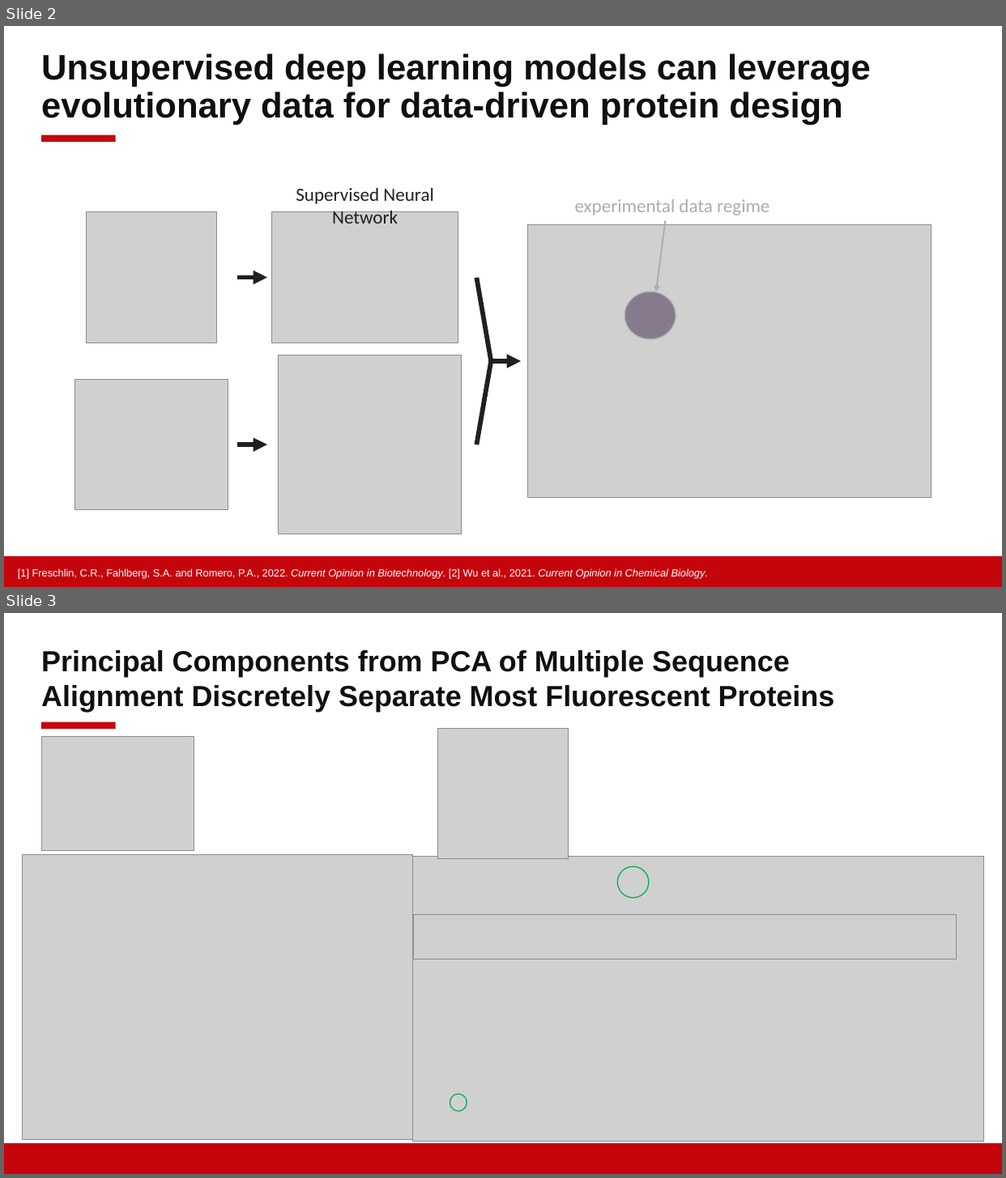
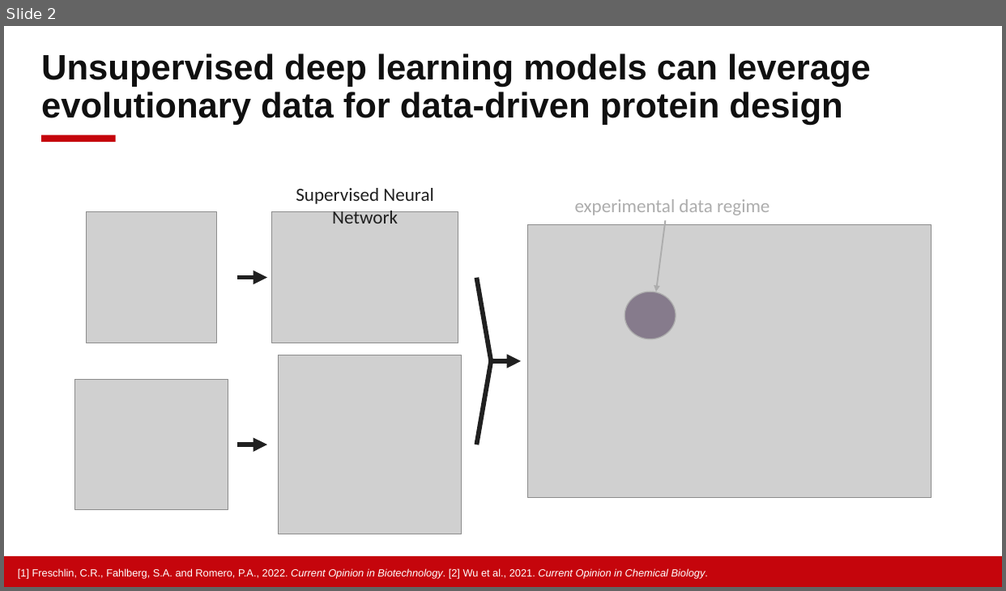
Before and after one commit to nblalock/PCA_vs_VAE, a slide deck: Stats_FinalProject_Blalock_v0.pptx. Shown one above the other, each under a label of ours: slides 2 and 3 before the commit, slide 2 after it. The pictures are 1006x1178 and 1006x591 pixels, drawn with LibreOffice and Linux fonts; fonts in the diff are those of the drawing; grey boxes stand for pictures; background and template pictures are left out. Boxes give left, top, right and bottom in pixels: in the first picture for what was removed or moved away, otherwise in the second. Text is boxed around its words. In the diff, an @@ line names an element or a change of style, - is before the commit and + after.

```diff
--- a/Stats_FinalProject_Blalock_v0.pptx
+++ b/Stats_FinalProject_Blalock_v0.pptx
@@ slide 3 removed at [4,613,1002,1174], background #FFFFFF; not listed: 2 template elements that a slide beside it also shows @@
@@ text removed at [41,650,835,712] @@
-Principal Components from PCA of Multiple Sequence Alignment Discretely Separate Most Fluorescent Proteins
@@ picture removed at [438,728,568,859] @@
@@ picture removed at [41,736,194,851] @@
@@ picture removed at [414,914,957,959] @@
@@ group removed at [22,855,984,1142]: 2 pictures, 2 ellipses @@
```
Also in this commit, not shown: 1 slide added, 1 other slide removed, 5 other files.
